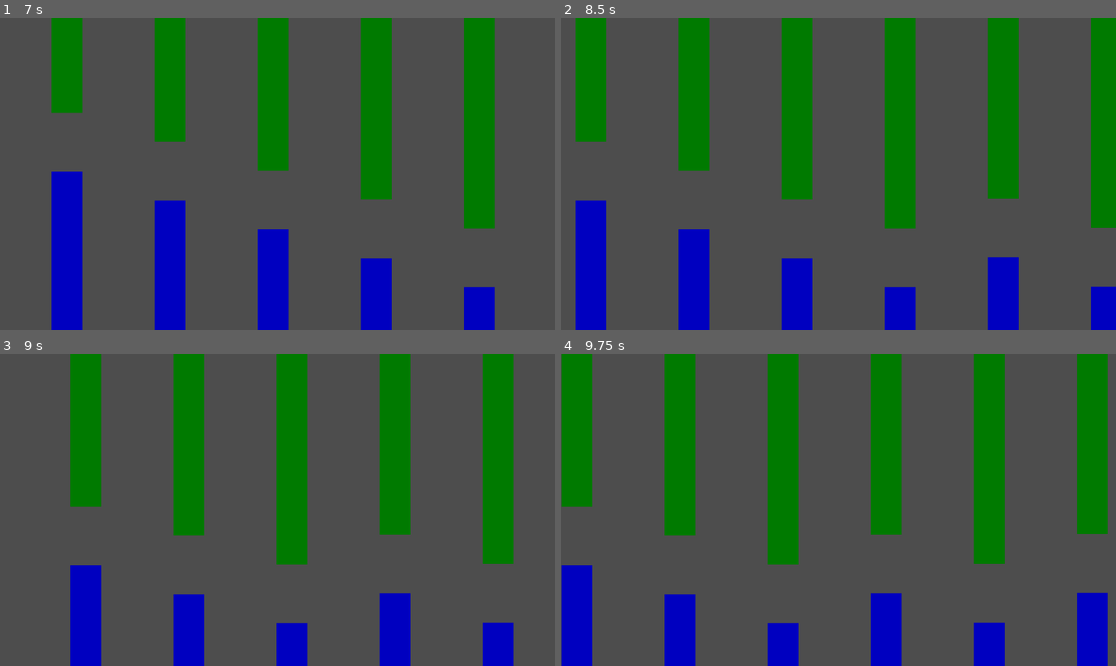
Above: before the commit, frames 1-4 (two rows, left to right).
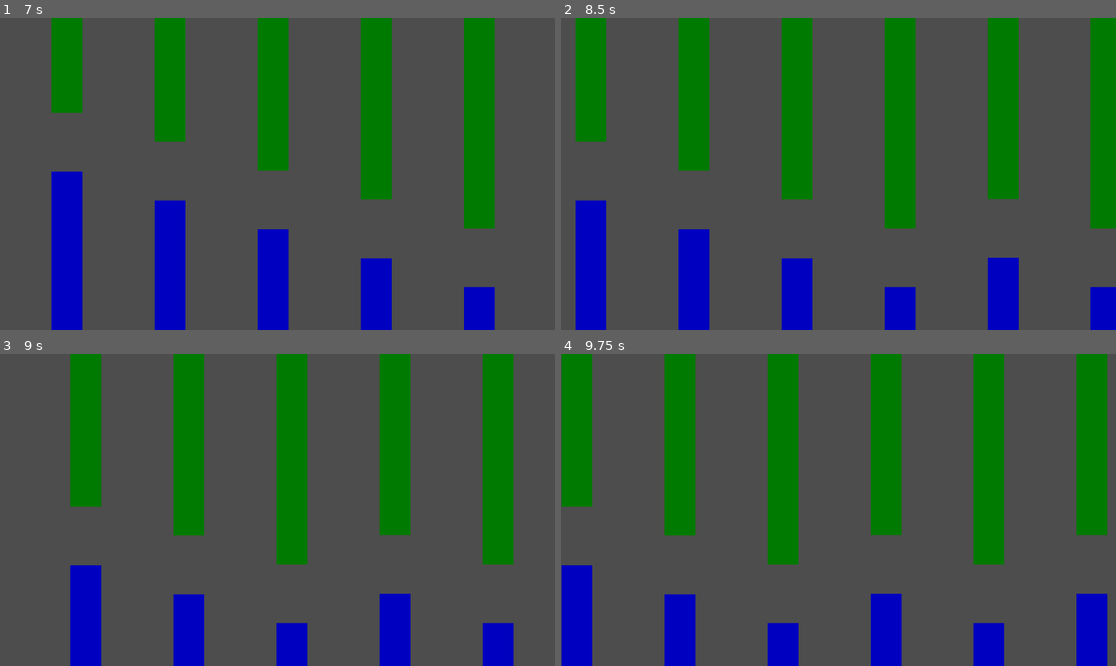
Above: after the commit, the same moments.

Repository: VPavliashvili/flappy-godot
Game: Godot game, scene res://scenes/main.tscn
The game is run twice, just before and just after one commit, with the same random seed, the same clock (stepped at 60 frames per second) and the same inputs. The engine's default icon, where the game draws it, is replaced by a stand-in: a white triangle on a blue panel in a dark square.
Inputs:
- Up to frame 1 (7 s): no input
- Up to frame 2 (8.5 s): no input
- Up to frame 3 (9 s): no input
- Up to frame 4 (9.75 s): no input

Frame 1 is identical in both runs. In frame 2, 0.2% of the frame differs, in the area x 76-100%, y 0-100%; in frame 3, less than 0.1%; in frame 4, 0.5%, in the area x 55-99%, y 0-100%.

Commit message:
pillars pooling refactored

Diff:
--- a/scenes/main.tscn
+++ b/scenes/main.tscn
@@ -8,7 +8,7 @@
 [node name="pillars_pool" type="Node" parent="." node_paths=PackedStringArray("columns_starting_pos")]
 script = ExtResource("1_kqd16")
 columns_starting_pos = NodePath("../columns_start_position")
-column_count = 20
+column_count = 10
 distance_beetween_pillar_x = 150
 
 [node name="columns_start_position" type="Node2D" parent="."]
--- a/scripts/pillars_pool.gd
+++ b/scripts/pillars_pool.gd
@@ -23,17 +23,26 @@
 
 # Called every frame. 'delta' is the elapsed time since the previous frame.
 func _process(_delta):
+	manage_pooling()
+
+
+func manage_pooling():
 	if last_column != null && not has_found_respawn_point_x:
-		if last_column.position.x - distance_beetween_pillar_x < screen.x:
-			respawn_point_x = last_column.position.x + distance_beetween_pillar_x
+		if is_close_to_screen_border():
+			var size_x: float = last_column.get("size_x")
+			respawn_point_x = last_column.position.x + distance_beetween_pillar_x + size_x
 			has_found_respawn_point_x = true
 
 	if has_found_respawn_point_x:
-		if last_column.position.x - distance_beetween_pillar_x < screen.x:
+		if is_close_to_screen_border():
 			var head: Node2D = pool.pop_front() as Node2D
 			reset_column_pos_as_last(head, respawn_point_x)
 			pool.push_back(head)
 			last_column = head
+
+
+func is_close_to_screen_border() -> bool:
+	return last_column.position.x - distance_beetween_pillar_x < screen.x
 
 
 func instantiate_columns() -> void:
@@ -60,27 +69,13 @@
 	var pos_x: int = start_pos_x + counter * (size_x + distance_beetween_pillar_x)
 
 	var path_heigh = column.get("path_heigh")
+
+	var check_border = check_going_past_edge_and_get_value(path_heigh, prev_pos_y)
+	if check_border.is_on_edge:
+		column.position = Vector2(pos_x, check_border.pos_y)
+		return
+
 	var pos_y: float
-
-	var distance_from_border: float
-	var offset_from_border: int = 50
-
-	if prev_pos_y > screen.y / 2:
-		distance_from_border = screen.y - (prev_pos_y + path_heigh / 2)
-		if distance_from_border <= offset_from_border:
-			pos_y = prev_pos_y - path_heigh / 2
-			column.position = Vector2(pos_x, pos_y)
-			# print("name -> {1}, pos -> {2}".format([column.name, Vector2(pos_x, pos_y)]))
-			return
-	else:
-		distance_from_border = prev_pos_y - path_heigh / 2
-		if distance_from_border <= offset_from_border:
-			pos_y = prev_pos_y + path_heigh / 2
-			column.position = Vector2(pos_x, pos_y)
-			# print("name -> {0}, pos -> {1}".format([column.name, Vector2(pos_x, pos_y)]))
-			return
-
-
 	var should_add: bool = rng.randi_range(1, 100) > 50
 	if should_add:
 		pos_y = prev_pos_y + path_heigh / 2
@@ -94,22 +89,10 @@
 	var path_heigh = column.get("path_heigh")
 	var pos_y: float
 
-	var distance_from_border: float
-	var offset_from_border: int = 50
-
-	if last_column.position.y > screen.y / 2:
-		distance_from_border = screen.y - (last_column.position.y + path_heigh / 2)
-		if distance_from_border <= offset_from_border:
-			pos_y = last_column.position.y - path_heigh / 2
-			column.position = Vector2(pos_x, pos_y)
-			return
-	else:
-		distance_from_border = last_column.position.y - path_heigh / 2
-		if distance_from_border <= offset_from_border:
-			pos_y = last_column.position.y + path_heigh / 2
-			column.position = Vector2(pos_x, pos_y)
-			return
-
+	var check_border = check_going_past_edge_and_get_value(path_heigh, last_column.position.y)
+	if check_border.is_on_edge:
+		column.position = Vector2(pos_x, check_border.pos_y)
+		return
 
 	var should_add: bool = rng.randi_range(1, 100) > 50
 	if should_add:
@@ -118,3 +101,22 @@
 		pos_y = last_column.position.y - path_heigh / 2
 
 	column.position = Vector2(pos_x, pos_y)
+
+
+func check_going_past_edge_and_get_value(path_heigh: float, prev_pos_y: float):
+	var distance_from_border: float
+	var offset_from_border: int = 50
+	var pos_y: float
+
+	if prev_pos_y > screen.y / 2:
+		distance_from_border = screen.y - (prev_pos_y + path_heigh / 2)
+		if distance_from_border <= offset_from_border:
+			pos_y = prev_pos_y - path_heigh / 2
+			return { "is_on_edge": true, "pos_y": pos_y }
+	else:
+		distance_from_border = prev_pos_y - path_heigh / 2
+		if distance_from_border <= offset_from_border:
+			pos_y = prev_pos_y + path_heigh / 2
+			return { "is_on_edge": true, "pos_y": pos_y }
+
+	return { "is_on_edge": false, "pos_y": 0 }
